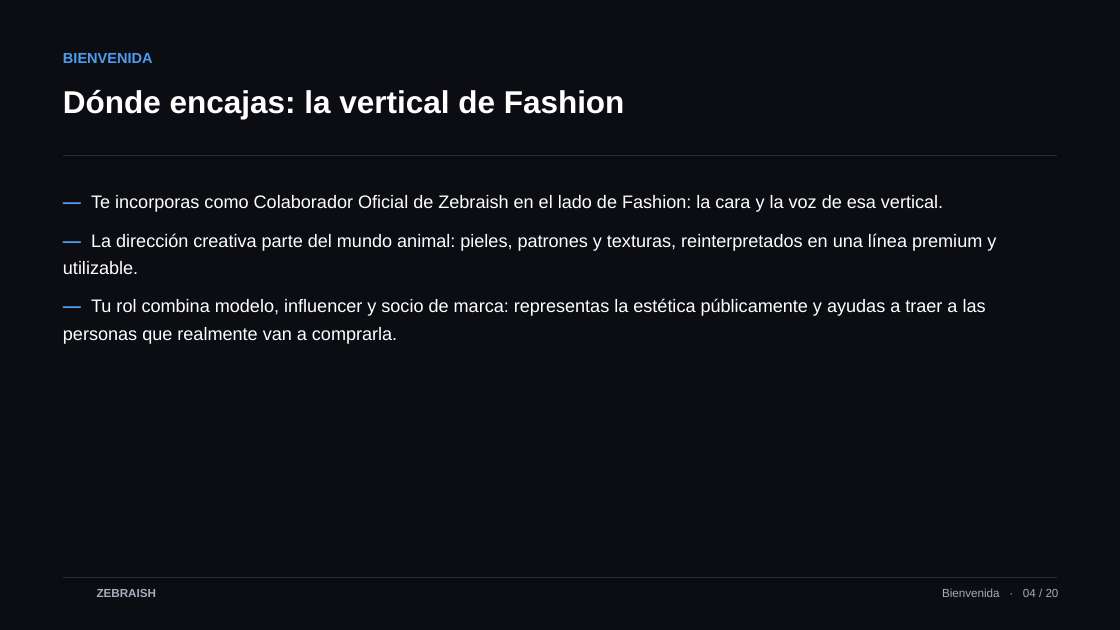
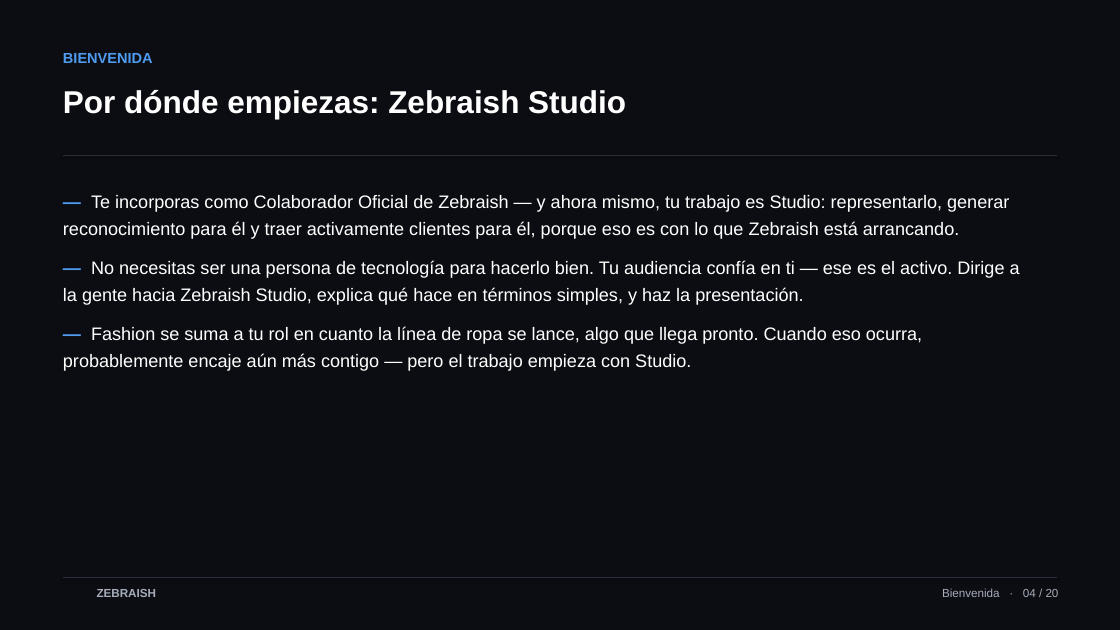
Before and after one commit to TheApeAcademy/ZEBRAISH-, a slide deck: slide 4 of zebraish-christian-onboarding-es.pptx. Drawn at 1120x630 pixels with LibreOffice and Linux fonts; fonts in the diff are those of the drawing; background and template pictures are left out. Boxes give left, top, right and bottom in pixels: in the first picture for what was removed or moved away, otherwise in the second. Text is boxed around its words. In the diff, an @@ line names an element or a change of style, - is before the commit and + after.

```diff
--- a/zebraish-christian-onboarding-es.pptx
+++ b/zebraish-christian-onboarding-es.pptx
@@ text at <box>63,90,626,119</box>: text changed @@
-Dónde encajas: la vertical de Fashion
+Por dónde empiezas: Zebraish Studio
@@ text at <box>63,195,1020,371</box>: text changed @@
-— Te incorporas como Colaborador Oficial de Zebraish en el lado de Fashion: la cara y la voz de esa vertical.
-— La dirección creativa parte del mundo animal: pieles, patrones y texturas, reinterpretados en una línea premium y utilizable.
-— Tu rol combina modelo, influencer y socio de marca: representas la estética públicamente y ayudas a traer a las personas que realmente van a comprarla.
+— Te incorporas como Colaborador Oficial de Zebraish — y ahora mismo, tu trabajo es Studio: representarlo, generar reconocimiento para él y traer activamente clientes para él, porque eso es con lo que Zebraish está arrancando.
+— No necesitas ser una persona de tecnología para hacerlo bien. Tu audiencia confía en ti — ese es el activo. Dirige a la gente hacia Zebraish Studio, explica qué hace en términos simples, y haz la presentación.
+— Fashion se suma a tu rol en cuanto la línea de ropa se lance, algo que llega pronto. Cuando eso ocurra, probablemente encaje aún más contigo — pero el trabajo empieza con Studio.
```
Also in this commit, not shown: 16 other slides changed, 3 other files.
